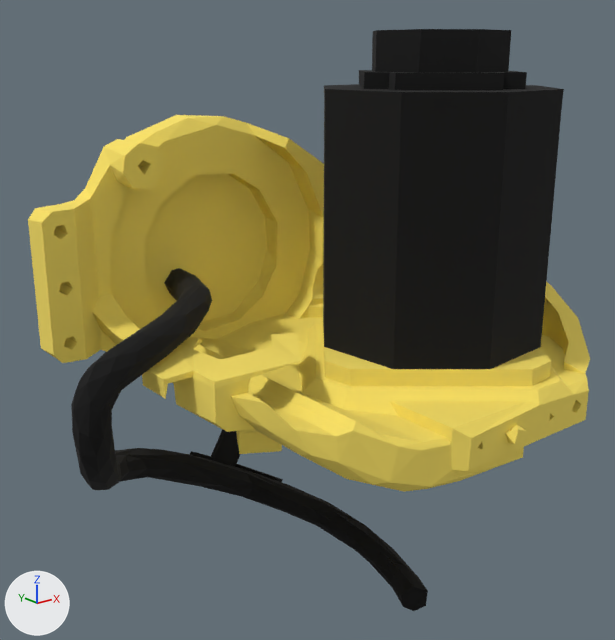
Before and after pictures for a commit that changed the glTF model RobotModel/Fanuc/M_10iD_12/Visual/glb/Link1.glb.
Rendered twice from a 50 mm lens placed at (-0.304, -0.5, 0.128), pointed at (0.014, -0.102, -0.031). Every picture has the same lights, and +X, +Y and +Z are marked at lower left. The first picture is the older version.

Names of what the first picture shows: '/Link1/Link1-mesh/0', '/Link1/Link1-mesh/1'.
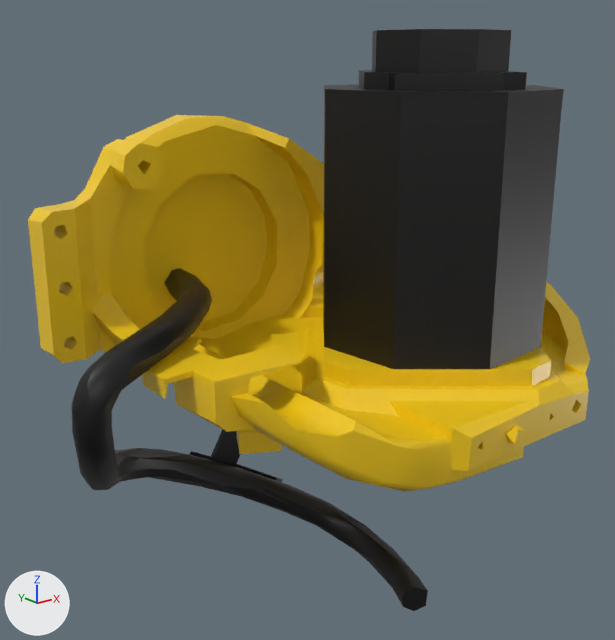
Scene script edits in JSON lines:
```json
{"op": "set", "path": "mat_link_01_part_000_mtl_001_019_material.base_color", "old": "(0.96, 0.76, 0.13)", "new": "(0.905, 0.597, 0.00802)", "note": "yellow #fae265 -> yellow #f4cb16"}
{"op": "set", "path": "mat_link_01_part_000_mtl_001_019_material.roughness", "old": "1.0", "new": "0.36"}
{"op": "set", "path": "mat_ral9005_001_material.roughness", "old": "1.0", "new": "0.46"}
```

Boxes [x1, y1, x2, y2] around the edits, measured in the pictures (615 x 640 px):
```json
{"object": "/Link1/Link1-mesh/0", "change": "recoloured, surface changed", "before": [28, 115, 590, 491], "after": [28, 115, 590, 491]}
{"object": "/Link1/Link1-mesh/1", "change": "surface changed", "before": [71, 29, 564, 604], "after": [71, 29, 564, 604]}
```
